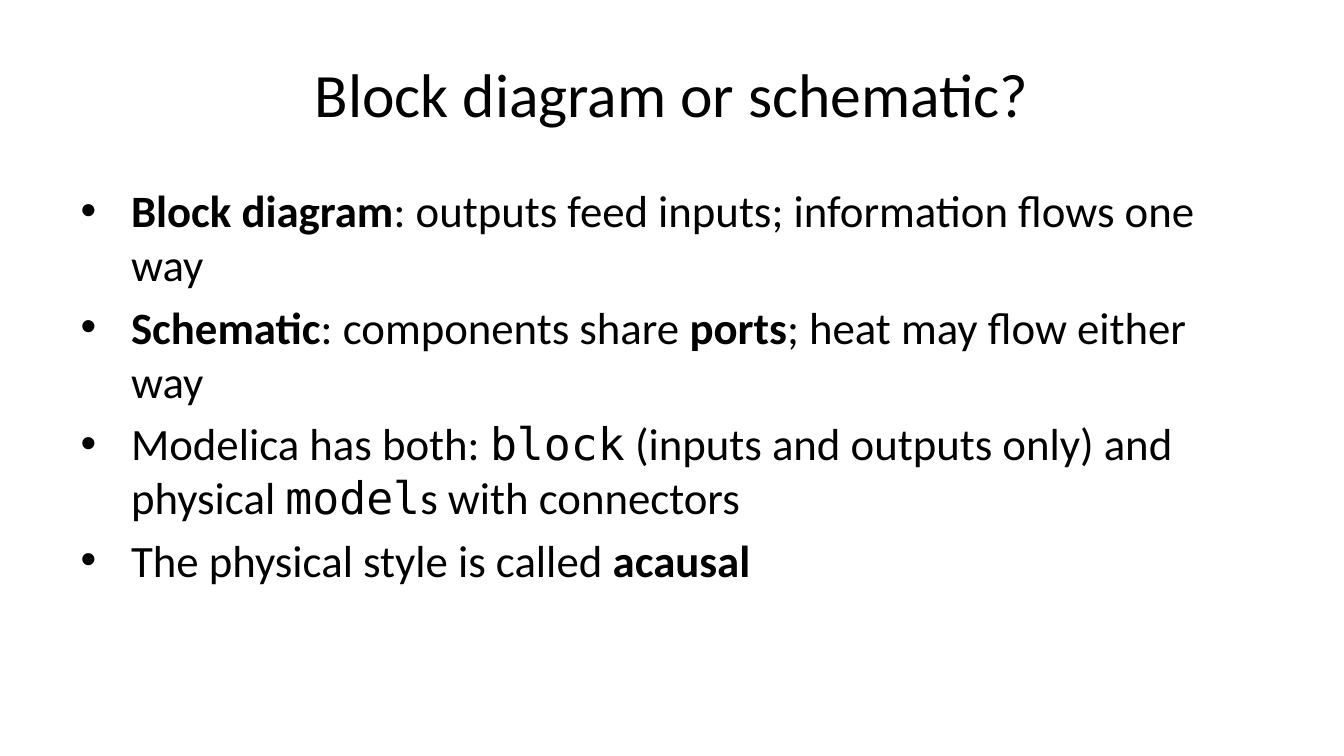
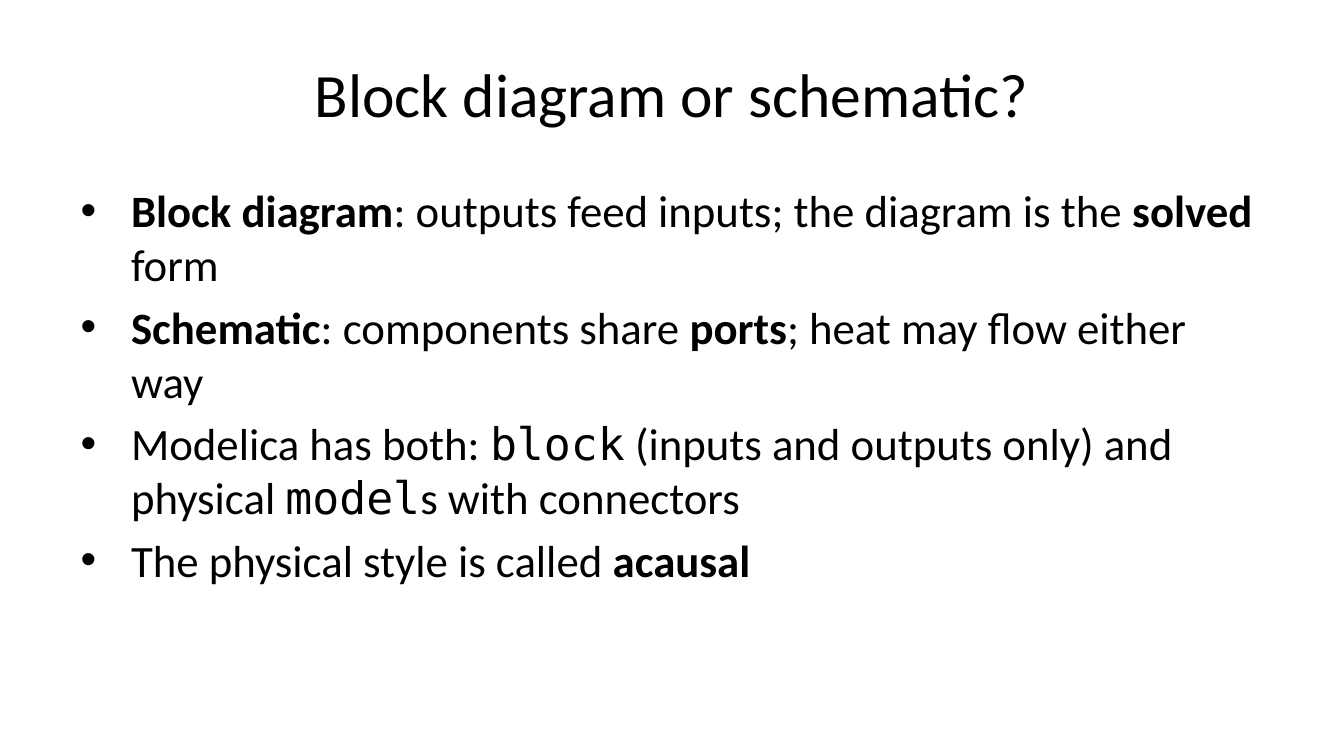
Before and after one commit to DSSchiera/energy-systems-modelica-python-course-participant, a slide deck: slide 7 of slides/session_03/session_03.pptx (slide 6 before the commit). Drawn at 1344x756 pixels with LibreOffice and Linux fonts; fonts in the diff are those of the drawing. Boxes give left, top, right and bottom in pixels: in the first picture for what was removed or moved away, otherwise in the second. Text is boxed around its words. In the diff, an @@ line names an element or a change of style, - is before the commit and + after.

```diff
--- a/slides/session_03/session_03.pptx
+++ b/slides/session_03/session_03.pptx
@@ text at bbox=[131, 195, 1252, 282]: text changed @@
-• Block diagram: outputs feed inputs; information flows one way
+• Block diagram: outputs feed inputs; the diagram is the solved form
```
Also in this commit, not shown: 9 other slides changed, 7 slides added, 3 slides removed, 12 other files.
